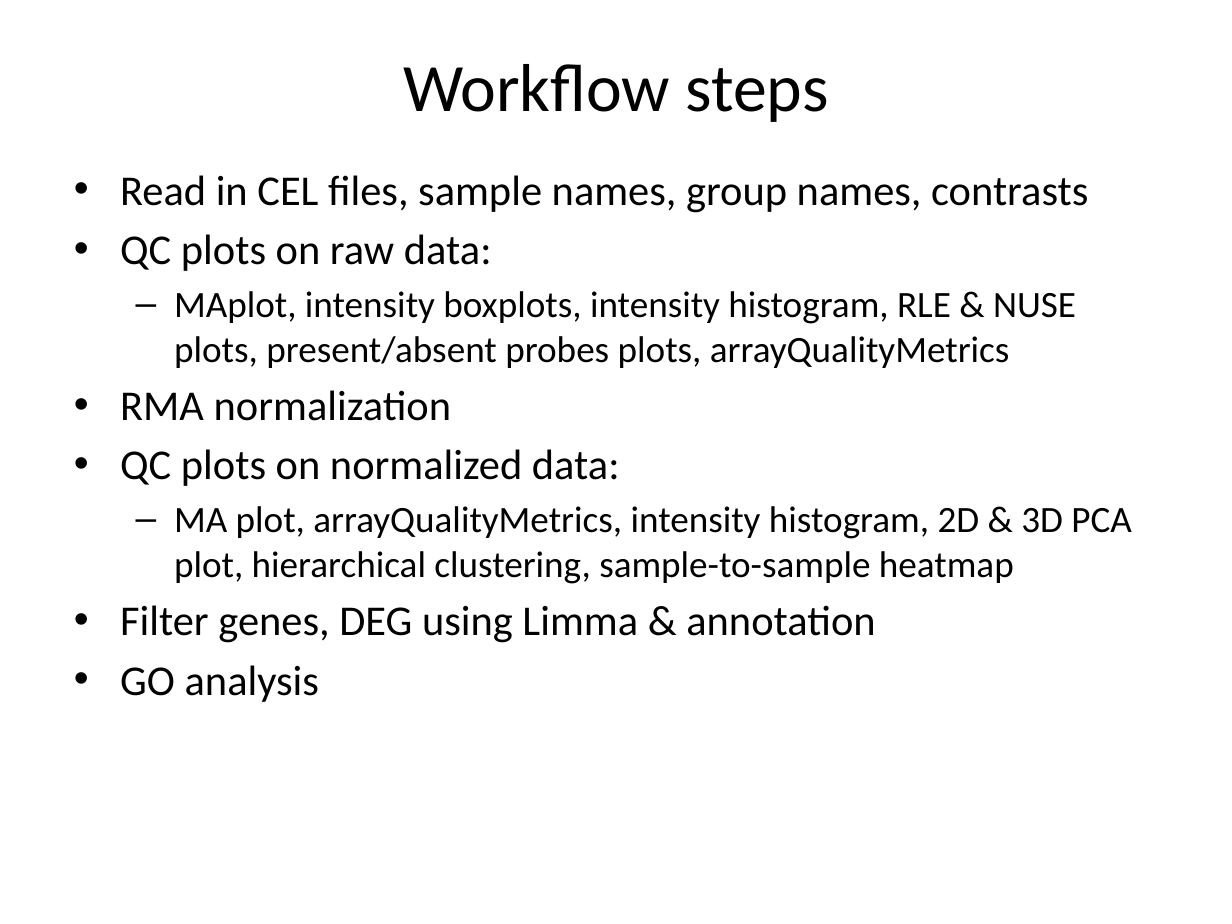
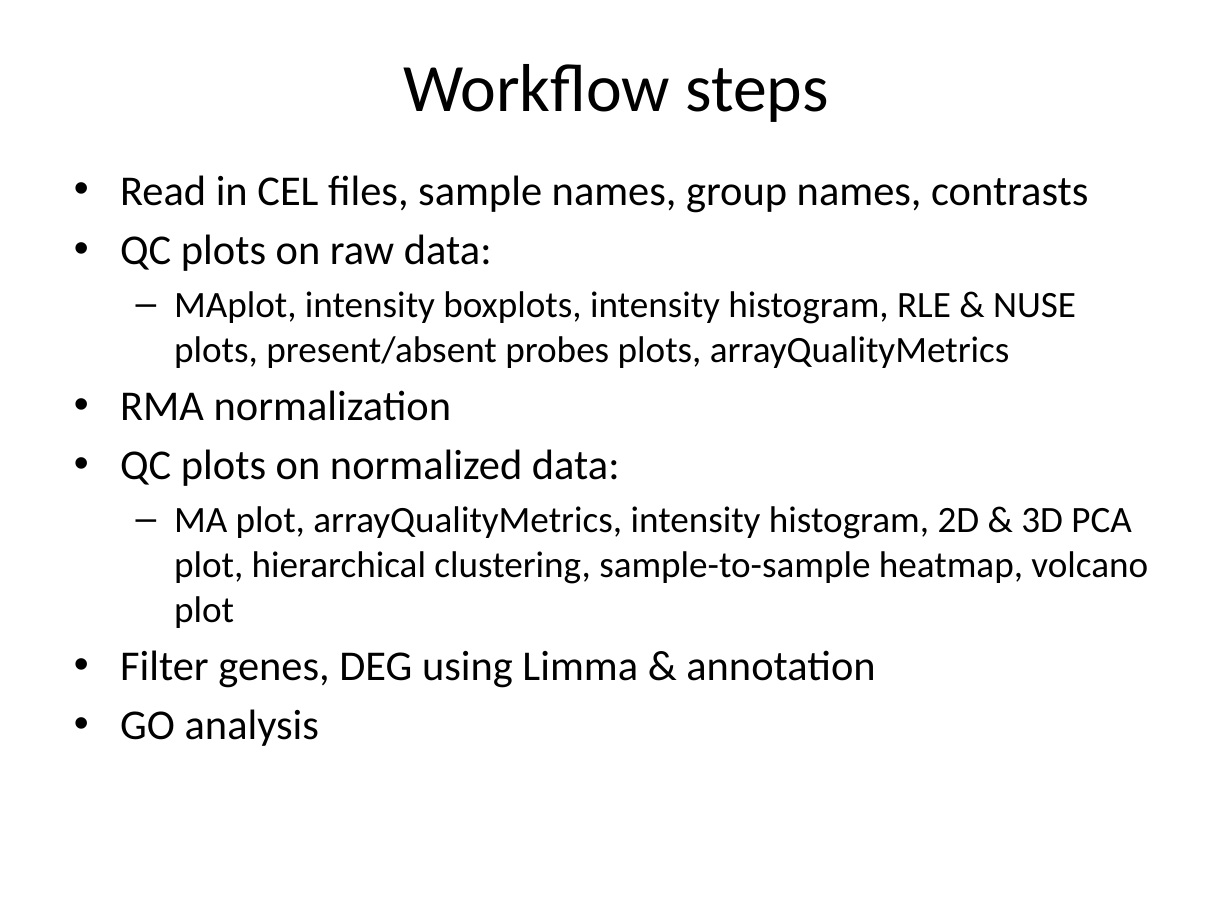
Before and after one commit to CCBR/CCBR-Commons, a slide deck: slide 2 of Microarray/Analysis/WorkflowDesign.pptx. Drawn at 1232x924 pixels with LibreOffice and Linux fonts; fonts in the diff are those of the drawing. Boxes give left, top, right and bottom in pixels: in the first picture for what was removed or moved away, otherwise in the second. Text is boxed around its words. In the diff, an @@ line names an element or a change of style, - is before the commit and + after.

Commit message:
"updated slides"

```diff
--- a/Microarray/Analysis/WorkflowDesign.pptx
+++ b/Microarray/Analysis/WorkflowDesign.pptx
@@ text at box(174, 506, 1148, 628): text changed @@
-  – MA plot, arrayQualityMetrics, intensity histogram, 2D & 3D PCA plot, hierarchical clustering, sample-to-sample heatmap
+  – MA plot, arrayQualityMetrics, intensity histogram, 2D & 3D PCA plot, hierarchical clustering, sample-to-sample heatmap, volcano plot
```
Also in this commit, not shown: 2 other slides changed, 1 slide added.
